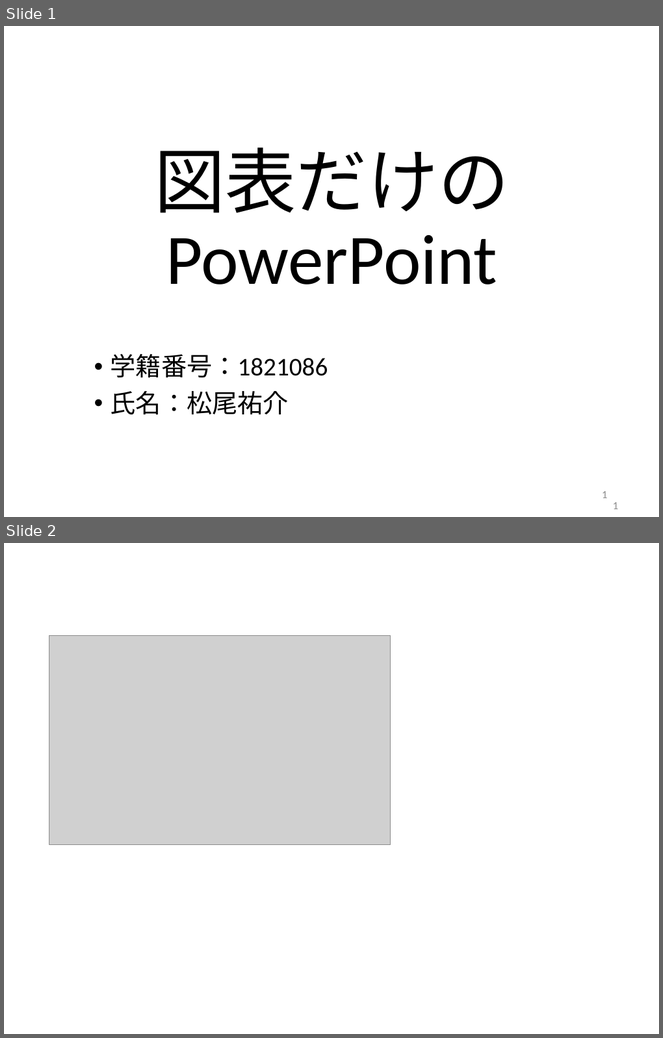
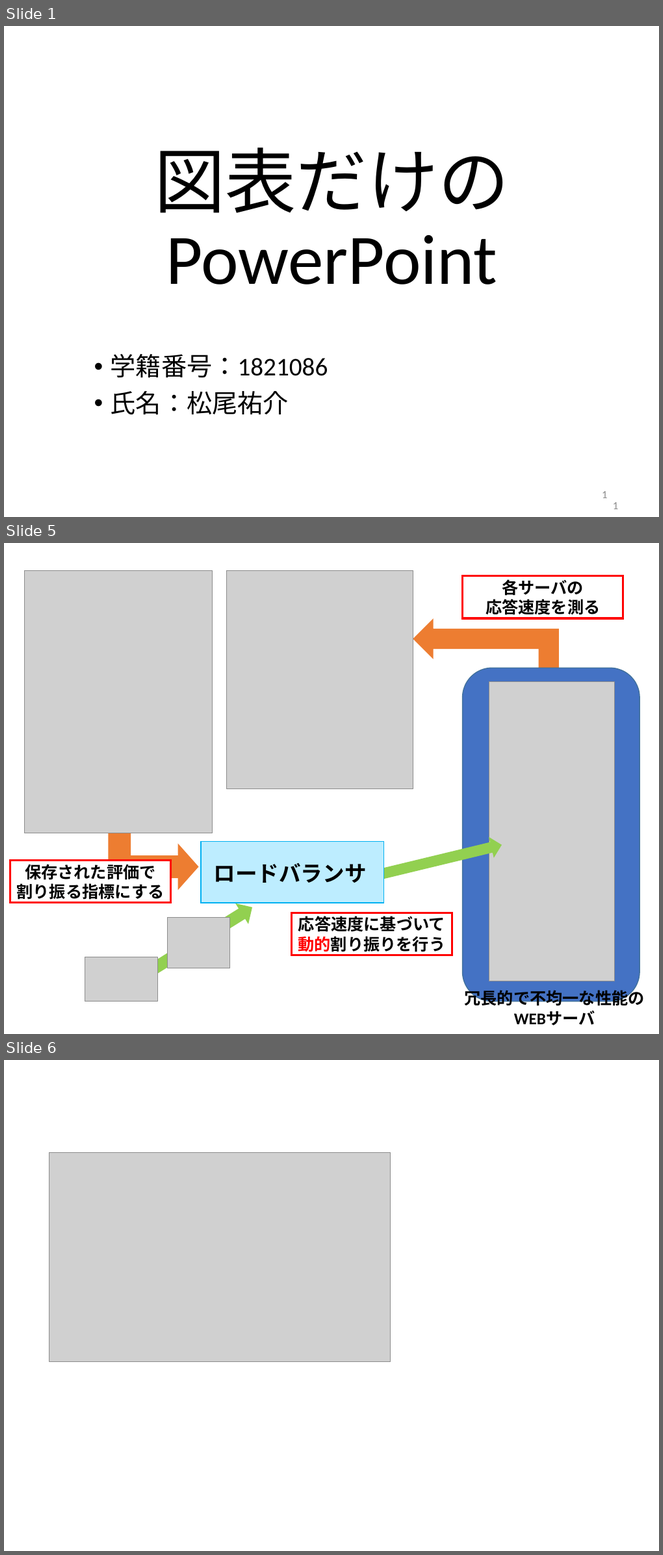
Before and after one commit to kait-takanolab/1821086_matsuo_thesis, a slide deck: meeting/1821086_matsuo_Chart.pptx. Shown one above the other, each under a label of ours: slides 1 and 2 before the commit, slides 1, 5 and 6 after it; the slides between them are not shown. The pictures are 663x1038 and 663x1555 pixels, drawn with LibreOffice and Linux fonts; fonts in the diff are those of the drawing; grey boxes stand for pictures. Boxes give left, top, right and bottom in pixels: in the first picture for what was removed or moved away, otherwise in the second. Text is boxed around its words. In the diff, an @@ line names an element or a change of style, - is before the commit and + after.

Commit message:
ひたすら卒論書いてます。プログラムの名称を分かりやすく変更。

```diff
--- a/meeting/1821086_matsuo_Chart.pptx
+++ b/meeting/1821086_matsuo_Chart.pptx
@@ slide 5 added at box(4, 543, 659, 1034), background #FFFFFF @@
@@ picture added at box(24, 570, 213, 834) @@
@@ picture added at box(227, 570, 414, 789) @@
@@ rectangle added at box(463, 575, 623, 618), fill #FFFFFF, outline #FF0000 2.25 pt, 18 pt, text #000000, bold @@
+各サーバの
+応答速度を測る
@@ bent up arrow added at box(413, 618, 559, 700), fill #ED7D31 @@
@@ rounded rectangle added at box(463, 668, 640, 1002), fill #4472C4, outline #41719C 1 pt @@
@@ picture added at box(489, 682, 614, 981) @@
@@ bent up arrow added at box(109, 788, 199, 890), fill #ED7D31 @@
@@ right arrow added at box(371, 834, 504, 886), fill #92D050 @@
@@ rectangle added at box(201, 842, 384, 903), fill #BDEDFF, outline #01B0F1 1 pt @@
@@ rectangle added at box(10, 861, 170, 903), fill #FFFFFF, outline #FF0000 2.25 pt, 18 pt, text #000000, bold @@
+保存された評価で
+割り振る指標にする
@@ text added at box(214, 863, 367, 883), 24 pt, text #000000, bold @@
+ロードバランサ
@@ right arrow added at box(117, 897, 258, 998), fill #92D050 @@
@@ picture added at box(168, 918, 230, 969) @@
@@ rectangle added at box(292, 913, 452, 956), fill #FFFFFF, outline #FF0000 2.25 pt, 18 pt, text #000000, bold @@
+応答速度に基づいて
+動的割り振りを行う
@@ picture added at box(85, 957, 157, 1002) @@
@@ text added at box(464, 988, 644, 1026), 18 pt, text #000000, bold @@
+冗長的で不均一な性能の
+WEBサーバ
@@ what was slide 2 is now slide 6 @@
```
Also in this commit, not shown: 1 slide changed, 3 other slides added, 17 other files.
